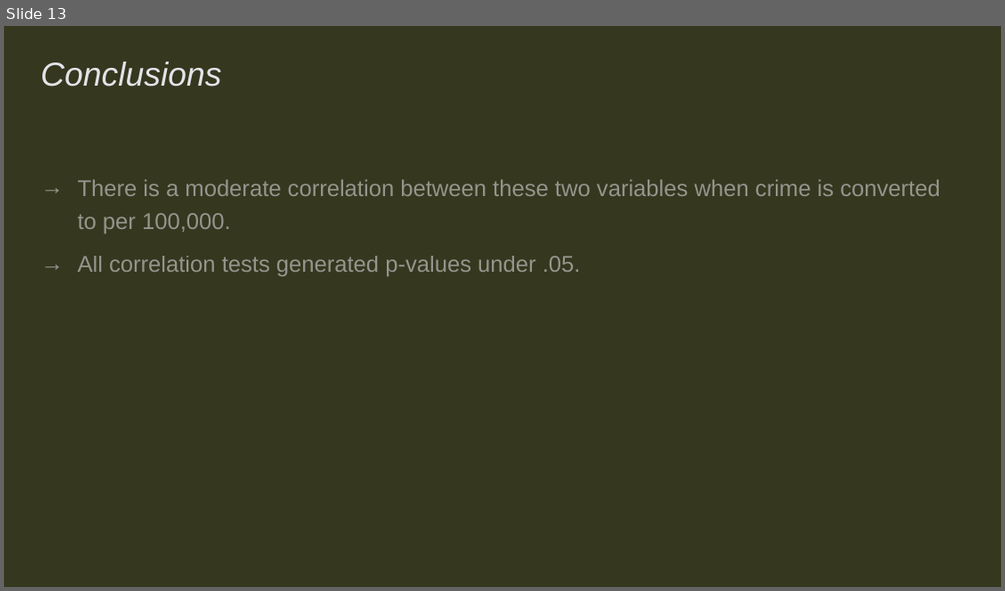
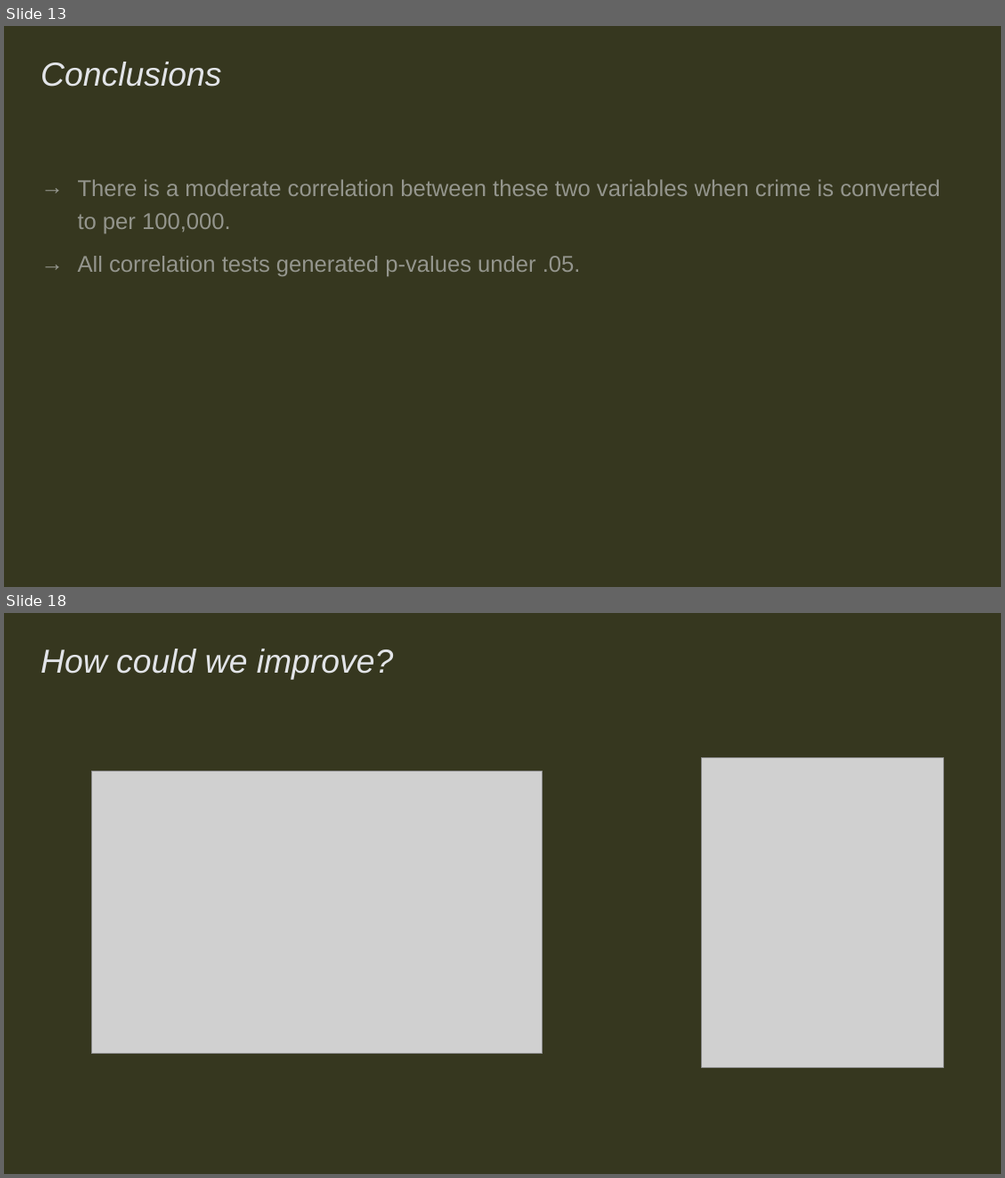
Before and after one commit to kurtameyer/COMP4441, a slide deck: COMP4441 Presentation.pptx. Shown one above the other, each under a label of ours: slide 13 before the commit, slides 13 and 18 after it; the slides between them are not shown. The pictures are 1005x591 and 1005x1178 pixels, drawn with LibreOffice and Linux fonts; fonts in the diff are those of the drawing; grey boxes stand for pictures. Boxes give left, top, right and bottom in pixels: in the first picture for what was removed or moved away, otherwise in the second. Text is boxed around its words. In the diff, an @@ line names an element or a change of style, - is before the commit and + after.

```diff
--- a/COMP4441 Presentation.pptx
+++ b/COMP4441 Presentation.pptx
@@ slide 18 added at bbox=[4, 613, 1001, 1174], background #36371F @@
@@ title added at bbox=[40, 649, 394, 680], 32 pt, text #E2E4E8, italic @@
+How could we improve?
@@ picture added at bbox=[91, 771, 542, 1054] @@
@@ picture added at bbox=[701, 757, 943, 1067] @@
```
Also in this commit, not shown: 3 slides changed, 2 other slides added, 1 slide removed.
